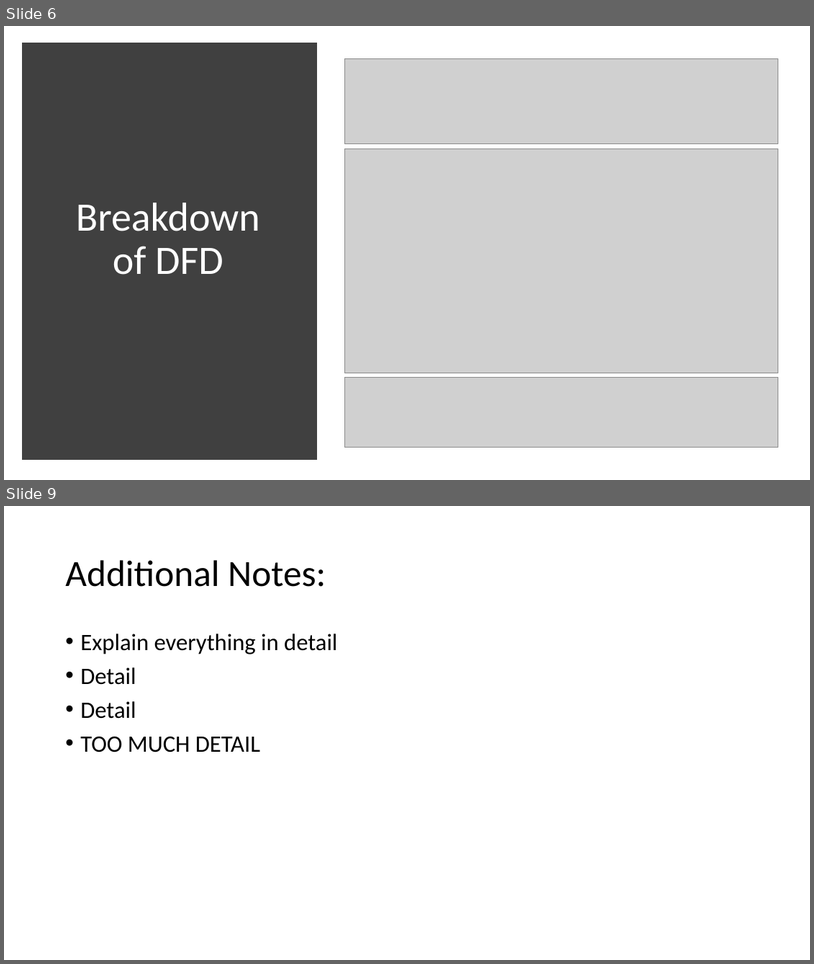
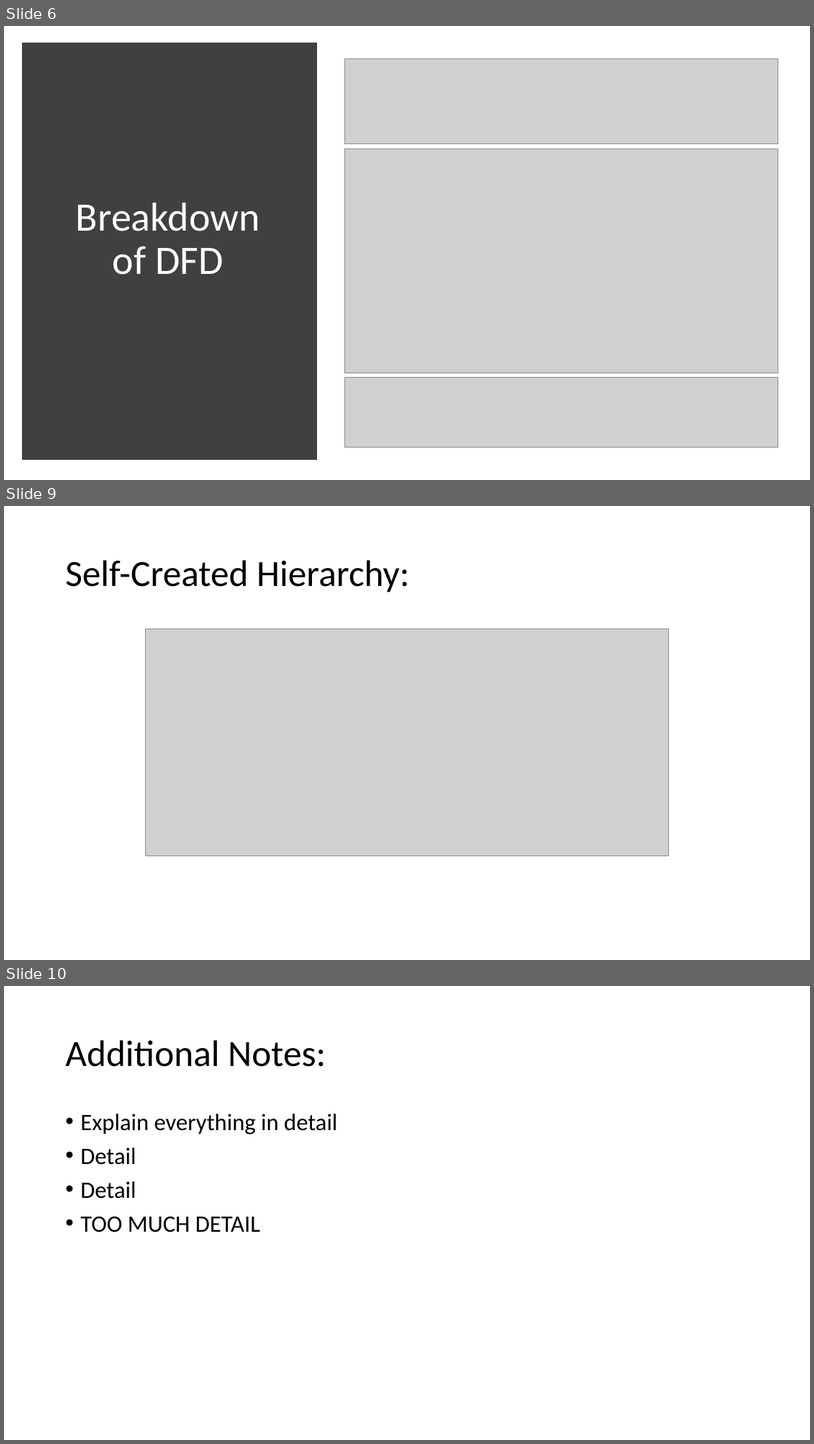
Before and after one commit to Sup3rS0n1c19/Year-2-Portfolio, a slide deck: Examples.pptx. Shown one above the other, each under a label of ours: slides 6 and 9 before the commit, slides 6, 9 and 10 after it; the slides between them are not shown. The pictures are 814x964 and 814x1444 pixels, drawn with LibreOffice and Linux fonts; fonts in the diff are those of the drawing; grey boxes stand for pictures. Boxes give left, top, right and bottom in pixels: in the first picture for what was removed or moved away, otherwise in the second. Text is boxed around its words. In the diff, an @@ line names an element or a change of style, - is before the commit and + after.

```diff
--- a/Examples.pptx
+++ b/Examples.pptx
@@ slide 9 added at (x1=4, y1=506, x2=810, y2=960), background #FFFFFF @@
@@ title added at (x1=65, y1=560, x2=409, y2=592), 44 pt, text #000000 @@
+Self-Created Hierarchy:
@@ picture added at (x1=146, y1=629, x2=669, y2=856) @@
@@ what was slide 9 is now slide 10 @@
```
Also in this commit, not shown: 1 slide changed, 2 other slides added, 2 slides removed.
